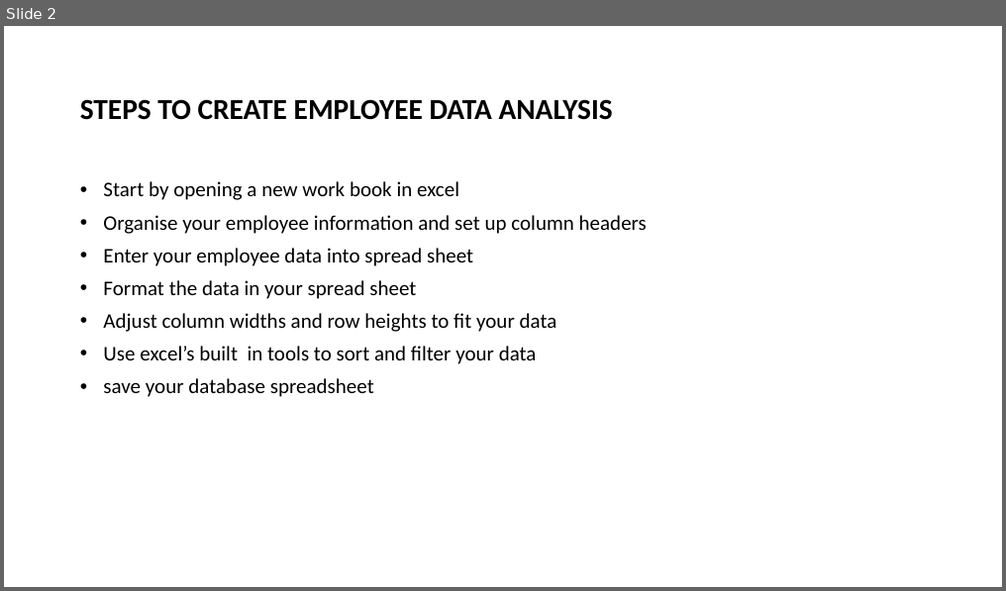
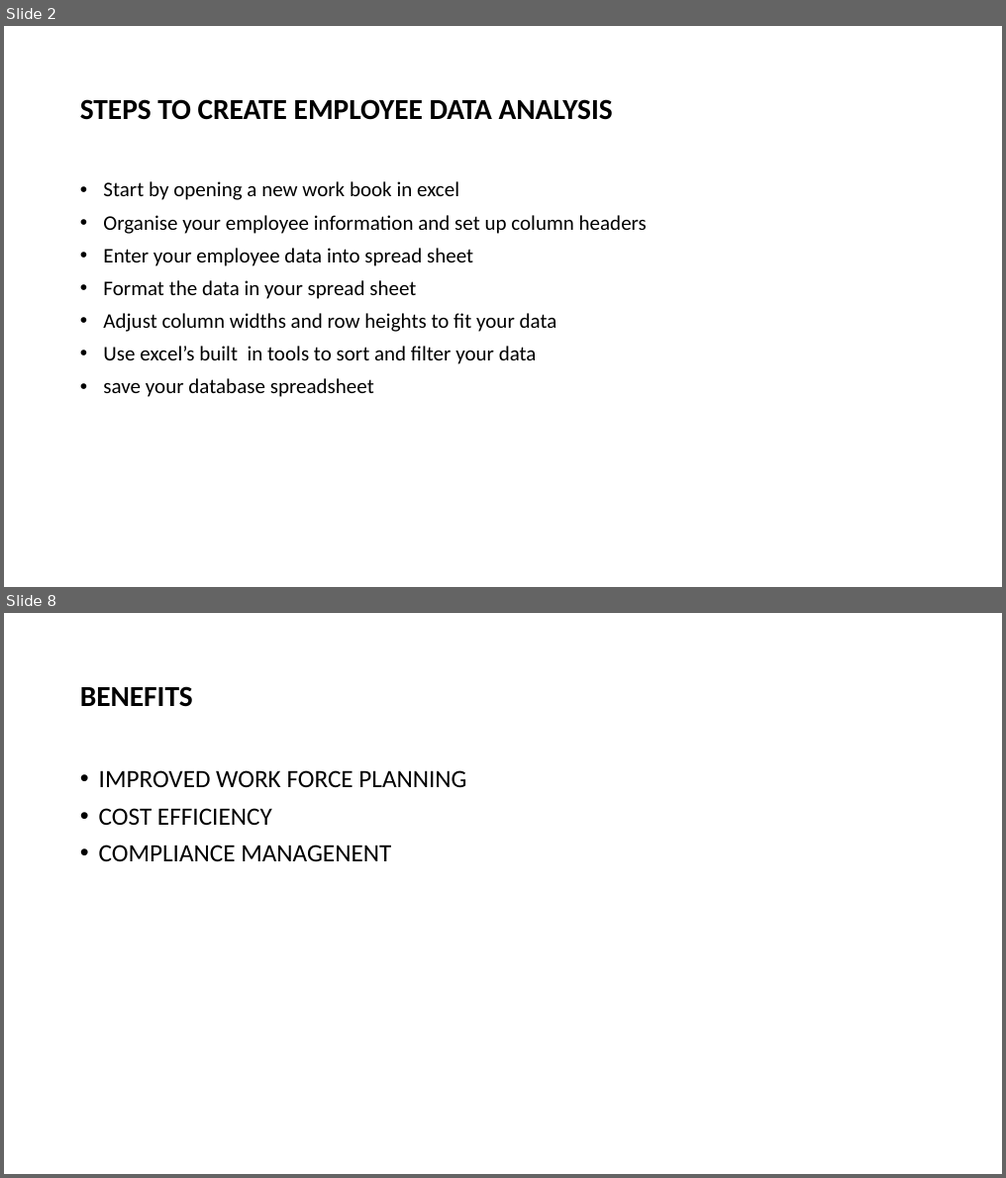
Before and after one commit to Ilakiya-dilli/122202491nanmudhalvan-project, a slide deck: EMPLOYEE DATA BASE.pptx. Shown one above the other, each under a label of ours: slide 2 before the commit, slides 2 and 8 after it; the slides between them are not shown. The pictures are 1006x591 and 1006x1178 pixels, drawn with LibreOffice and Linux fonts; fonts in the diff are those of the drawing. Boxes give left, top, right and bottom in pixels: in the first picture for what was removed or moved away, otherwise in the second. Text is boxed around its words. In the diff, an @@ line names an element or a change of style, - is before the commit and + after.

```diff
--- a/EMPLOYEE DATA BASE.pptx
+++ b/EMPLOYEE DATA BASE.pptx
@@ slide 8 added at <box>4,613,1002,1174</box>, background #FFFFFF @@
@@ title added at <box>80,686,193,707</box>, 28 pt, text #000000, bold @@
+BENEFITS
@@ text added at <box>99,770,466,861</box>, 24 pt, text #000000 @@
+• IMPROVED WORK FORCE PLANNING
+• COST EFFICIENCY
+• COMPLIANCE MANAGENENT
```
Also in this commit, not shown: 1 slide changed, 6 other slides added.
